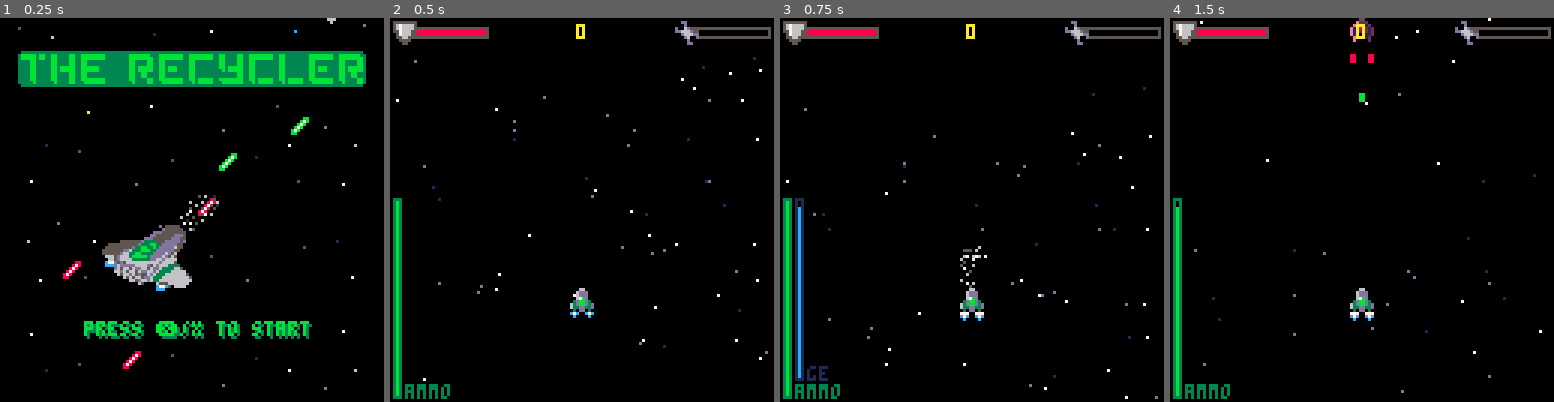
Above: before the commit, frames 1-4 (left to right).
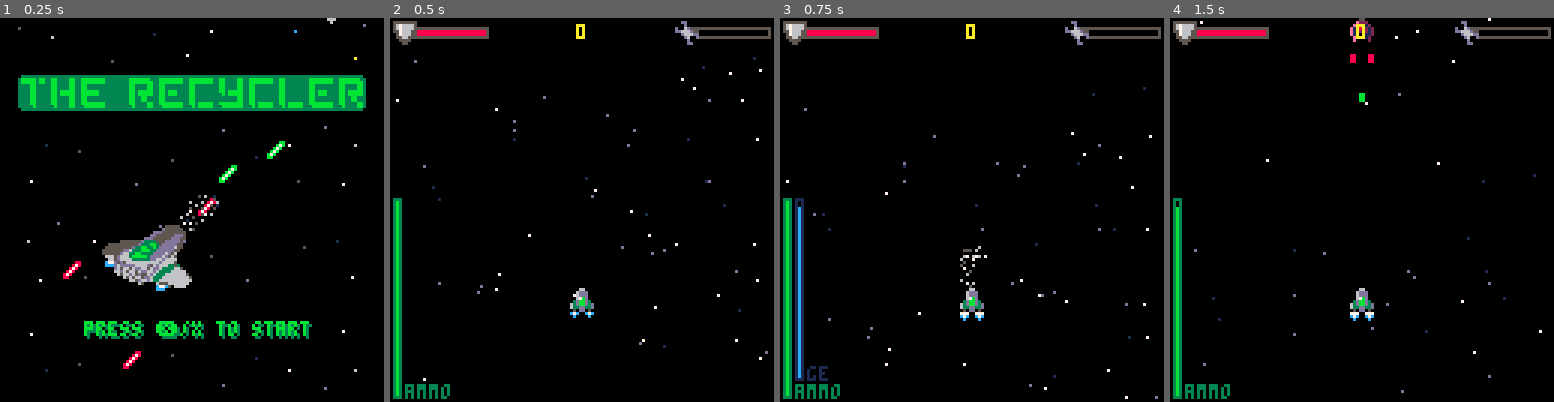
Above: after the commit, the same moments.

Repository: Sreaz0ne/the-recycler-p8
Game: PICO-8 cartridge the_recycler.p8
Same seed, same stepped clock (60 frames per second), same inputs: the game is played once before the commit and once after it.
Inputs:
- Up to frame 1 (0.25 s): no input
- Up to frame 2 (0.5 s): tap X (X key) at 0.33 s
- Up to frame 3 (0.75 s): tap O (Z key) at 0.7 s
- Up to frame 4 (1.5 s): tap X (X key) at 1.07 s

The runs differ from the first frame. In frame 1, 12% of the frame differs, in the area x 4-96%, y 8-43%; in frame 2, nothing differs; in frame 3, nothing differs; in frame 4, nothing differs.

Commit message:
Improve screen title

Diff:
--- a/the_recycler.p8
+++ b/the_recycler.p8
@@ -77,8 +77,8 @@
 	spr(192,0,64,16,4,true,false)
 	spr(192,0,96,16,4,false,true)
 	spr(74,34,59,7,4)
-	spr(100,72,44)
-	spr(100,96,32)
+	spr(100,72,48)
+	spr(100,88,40)
 	spr(116,40,110)
 	spr(116,20,80)
 	strtstr="press ❎/x to start"
Not shown, changed: 21 lines of the sprite sheet (__gfx__) section of the_recycler.p8
